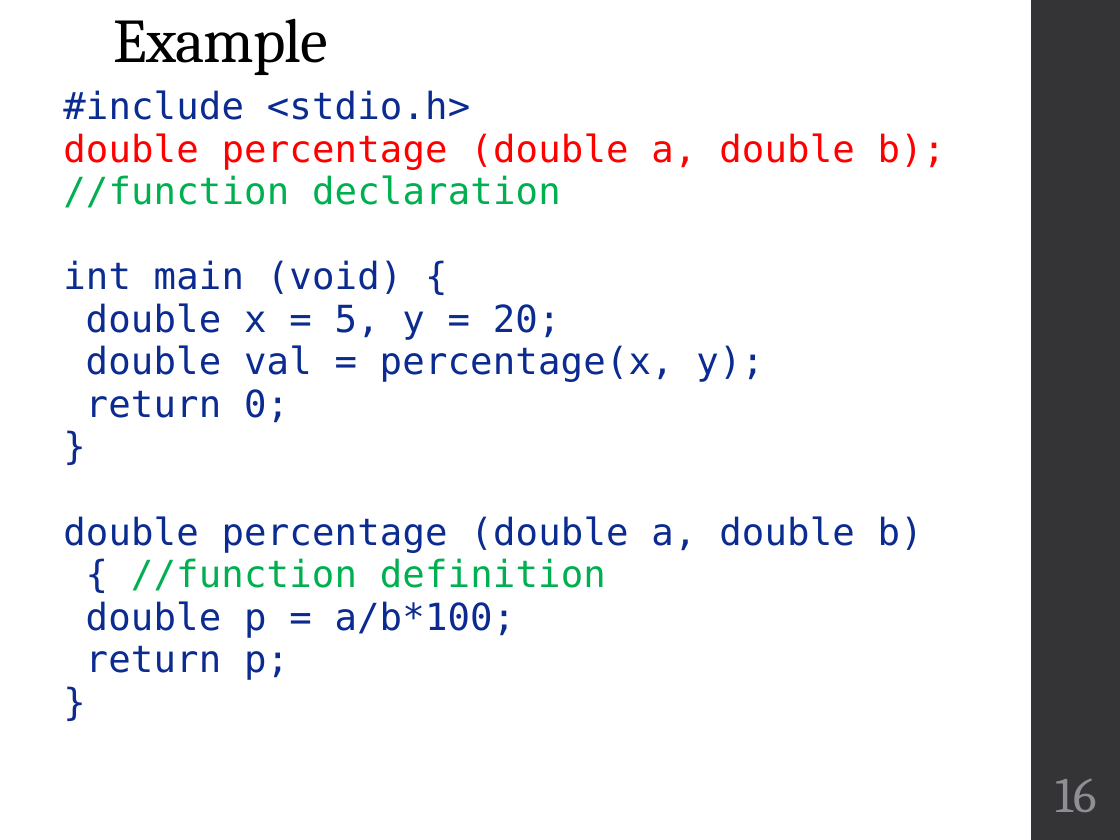
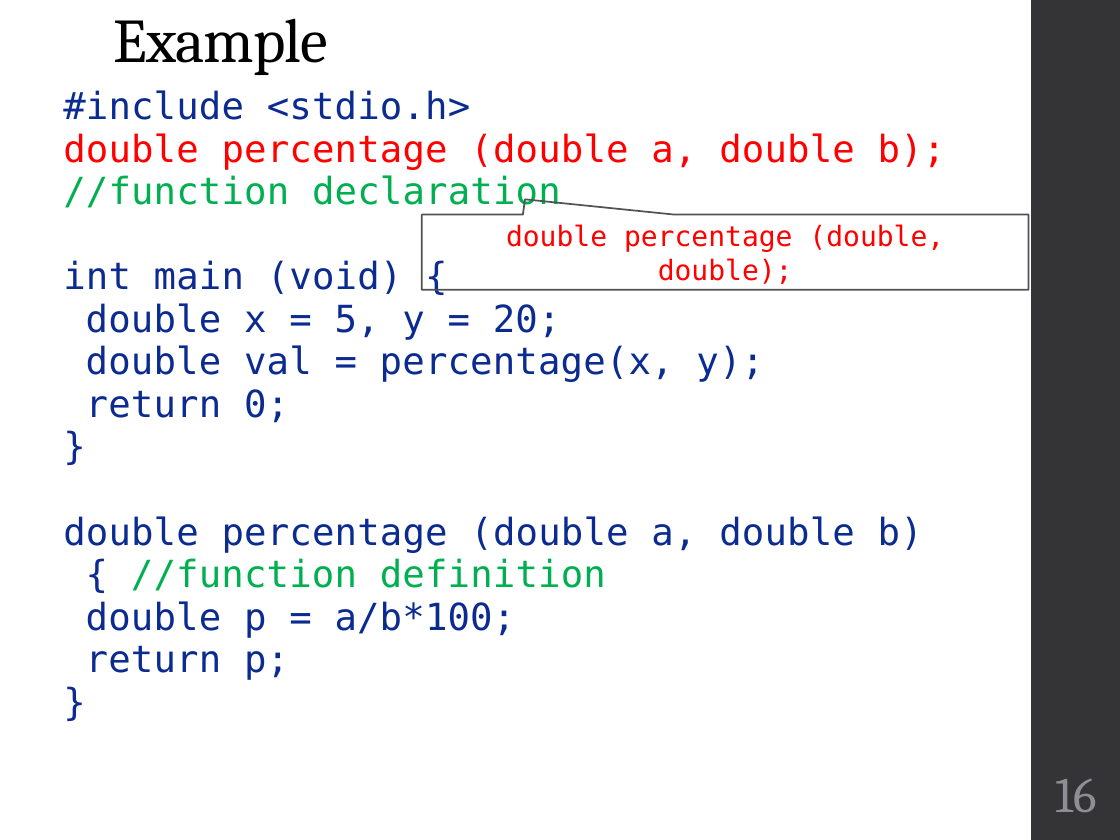
Before and after one commit to geneti/cse220_2020fall, a slide deck: slide 16 of Lectures/cse220-11-functions.pptx. Drawn at 1120x840 pixels with LibreOffice and Linux fonts; fonts in the diff are those of the drawing. Boxes give left, top, right and bottom in pixels: in the first picture for what was removed or moved away, otherwise in the second. Text is boxed around its words. In the diff, an @@ line names an element or a change of style, - is before the commit and + after.

```diff
--- a/Lectures/cse220-11-functions.pptx
+++ b/Lectures/cse220-11-functions.pptx
@@ speech box added at (422, 215, 1029, 290), outline #525256 1.1 pt, 18 pt, text #FF0000 @@
+double percentage (double, double);
```
Also in this commit, not shown: 1 other slide changed, 4 other files.
